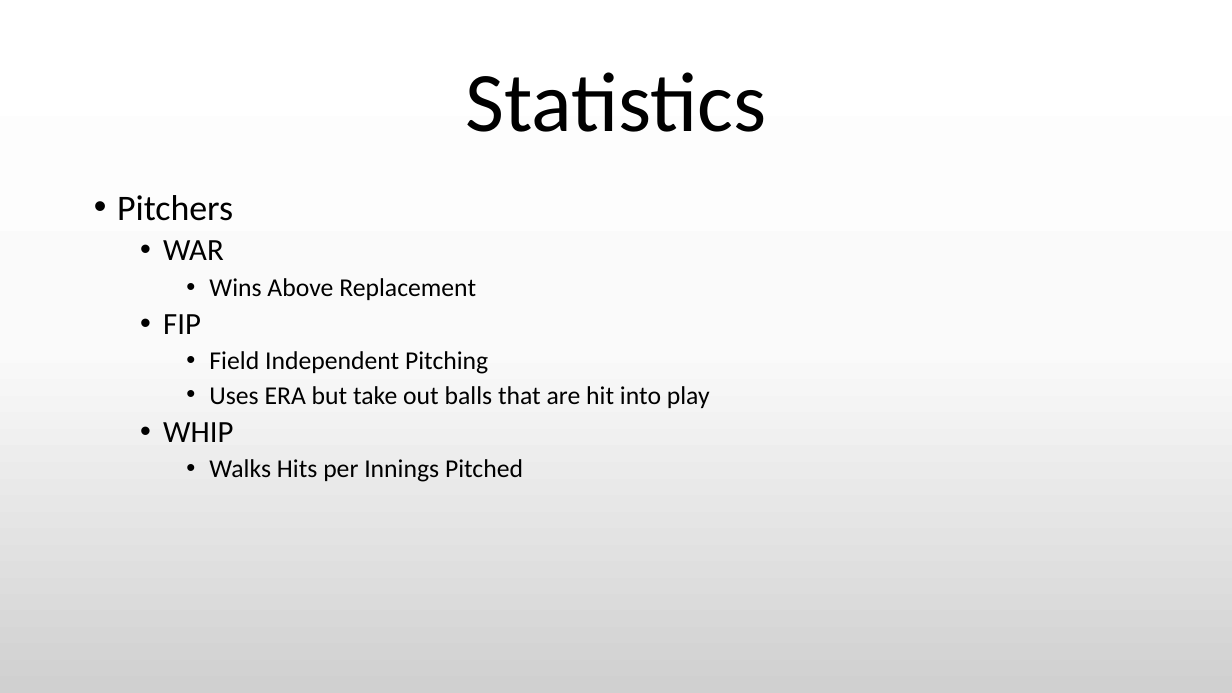
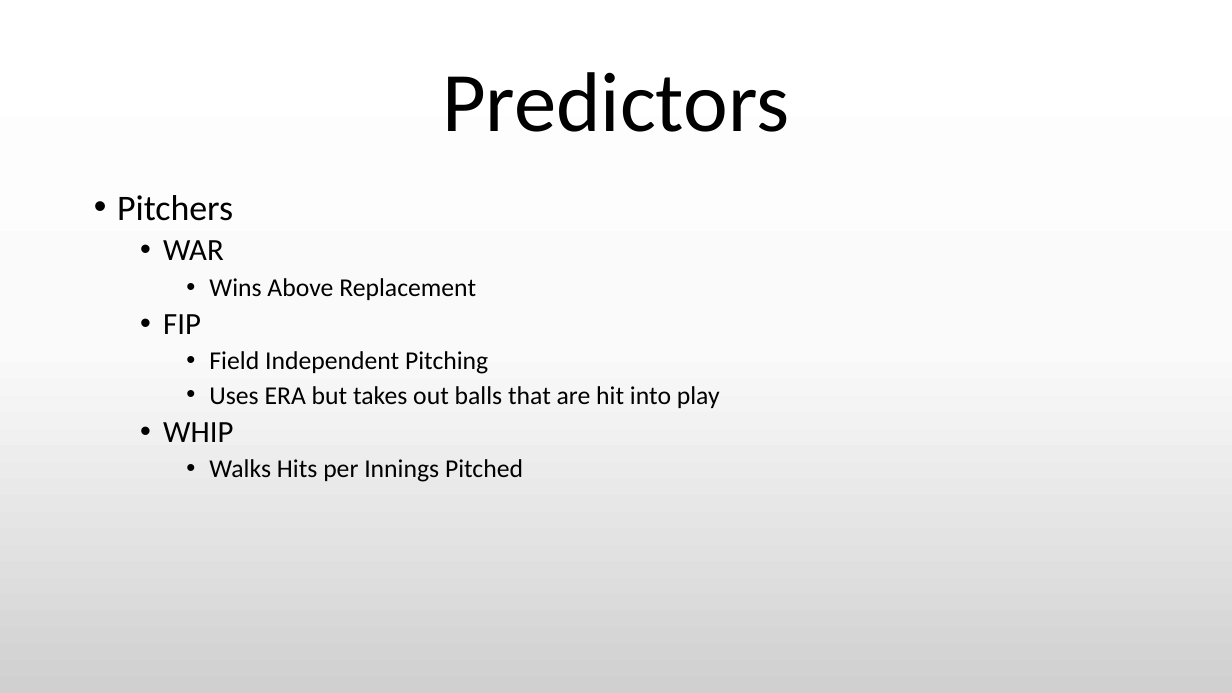
Before and after one commit to Riles567/Capstone, a slide deck: slide 8 of CapstonePresentation.pptx. Drawn at 1232x693 pixels with LibreOffice and Linux fonts; fonts in the diff are those of the drawing. Boxes give left, top, right and bottom in pixels: in the first picture for what was removed or moved away, otherwise in the second. Text is boxed around its words. In the diff, an @@ line names an element or a change of style, - is before the commit and + after.

```diff
--- a/CapstonePresentation.pptx
+++ b/CapstonePresentation.pptx
@@ title at (x1=442, y1=72, x2=789, y2=132): text changed @@
-Statistics
+Predictors
@@ text at (x1=209, y1=386, x2=720, y2=408): text changed @@
-    • Uses ERA but take out balls that are hit into play
+    • Uses ERA but takes out balls that are hit into play
```
Also in this commit, not shown: 9 other slides changed, 9 slides added, 7 slides removed.
